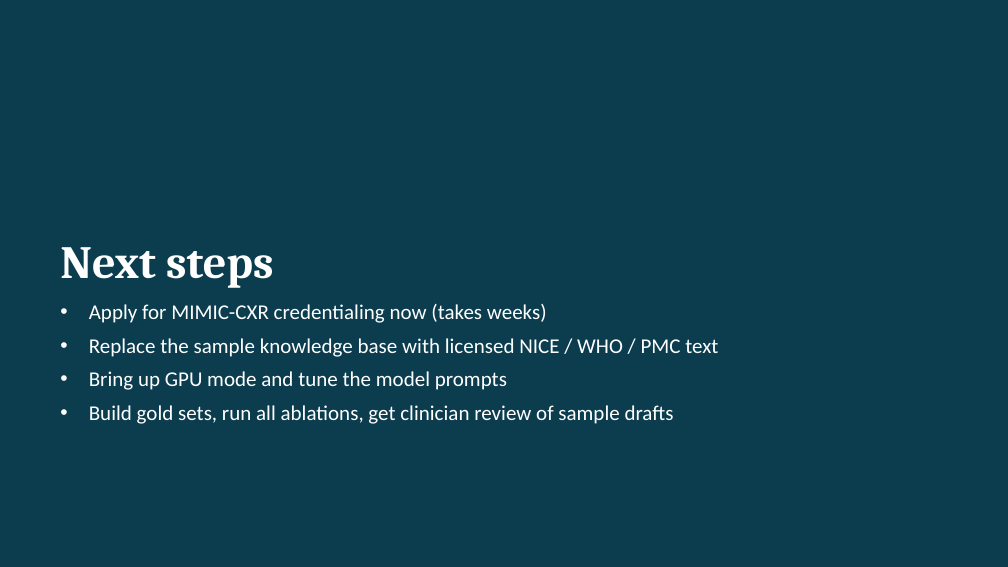
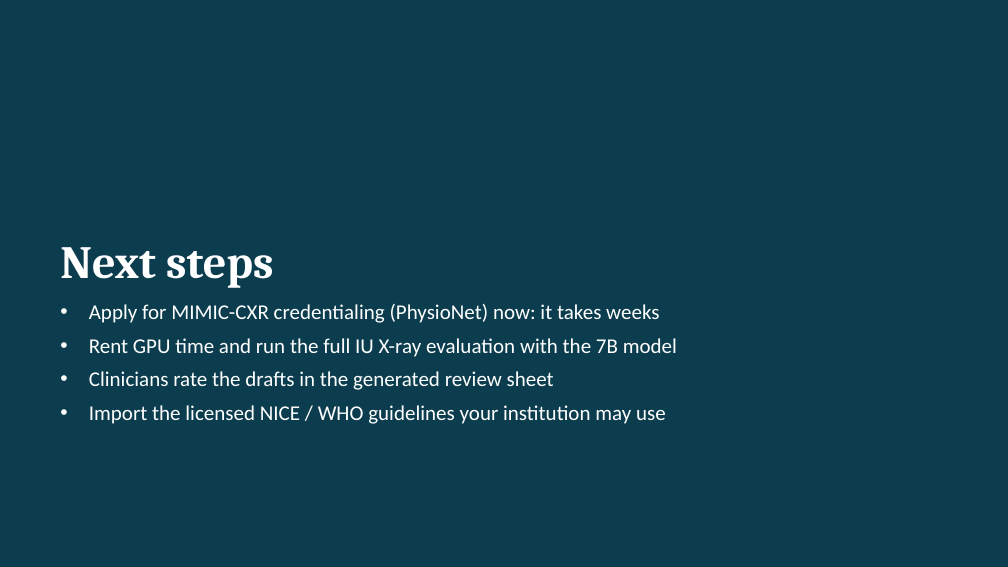
Before and after one commit to DanishAliRaza08/MEDRAG, a slide deck: slide 17 of docs/MedRAG_Process.pptx (slide 15 before the commit). Drawn at 1008x567 pixels with LibreOffice and Linux fonts; fonts in the diff are those of the drawing. Boxes give left, top, right and bottom in pixels: in the first picture for what was removed or moved away, otherwise in the second. Text is boxed around its words. In the diff, an @@ line names an element or a change of style, - is before the commit and + after.

```diff
--- a/docs/MedRAG_Process.pptx
+++ b/docs/MedRAG_Process.pptx
@@ text at box(89, 304, 677, 424): text changed @@
-• Apply for MIMIC-CXR credentialing now (takes weeks)
-• Replace the sample knowledge base with licensed NICE / WHO / PMC text
-• Bring up GPU mode and tune the model prompts
-• Build gold sets, run all ablations, get clinician review of sample drafts
+• Apply for MIMIC-CXR credentialing (PhysioNet) now: it takes weeks
+• Rent GPU time and run the full IU X-ray evaluation with the 7B model
+• Clinicians rate the drafts in the generated review sheet
+• Import the licensed NICE / WHO guidelines your institution may use
```
Also in this commit, not shown: 4 other slides changed, 2 slides added, 10 other files.
